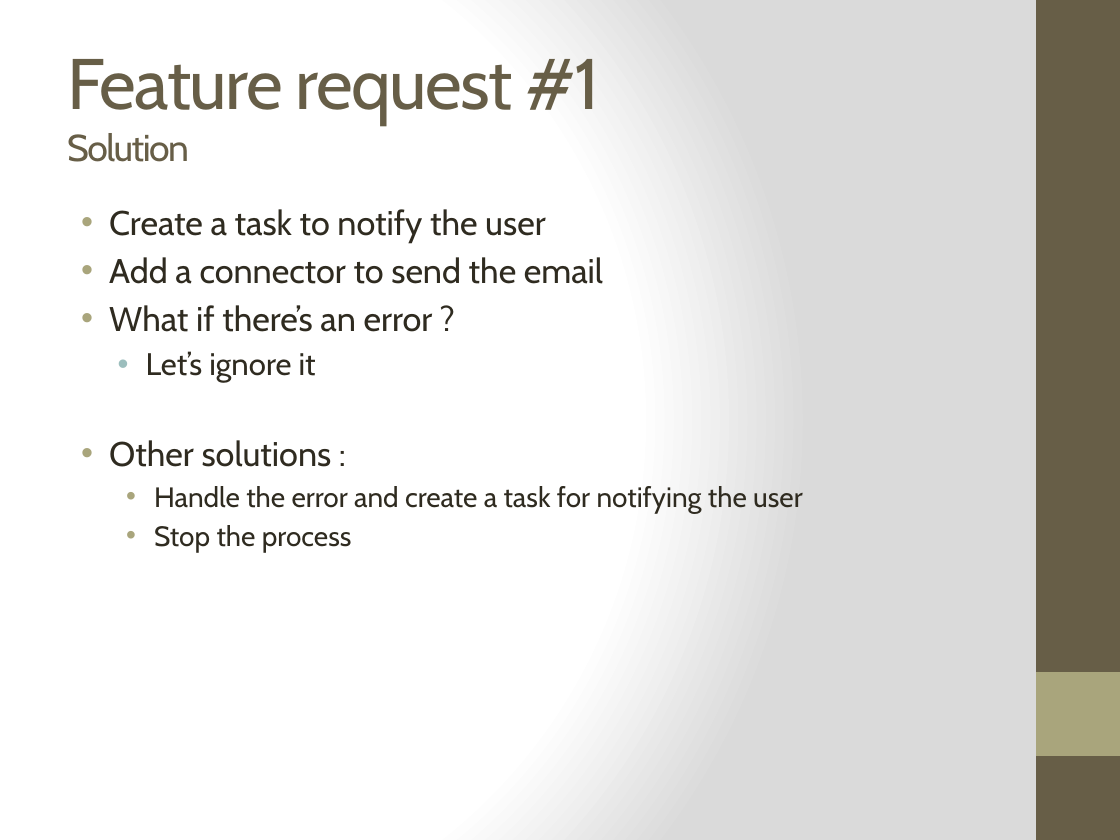
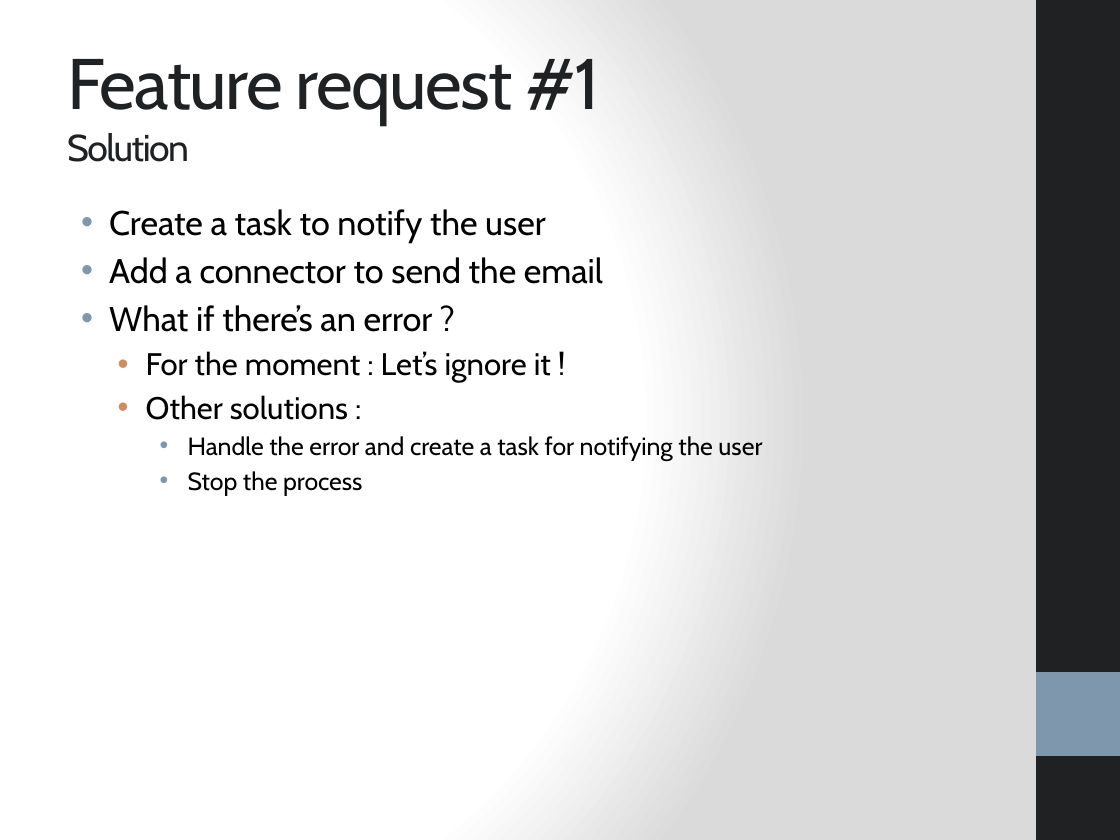
Before and after one commit to bouquetf/call-for-paper, a slide deck: slide 14 of slides/slides.pptx. Drawn at 1120x840 pixels with LibreOffice and Linux fonts; fonts in the diff are those of the drawing. Boxes give left, top, right and bottom in pixels: in the first picture for what was removed or moved away, otherwise in the second. Text is boxed around its words. In the diff, an @@ line names an element or a change of style, - is before the commit and + after.

Commit message:
changing style

```diff
--- a/slides/slides.pptx
+++ b/slides/slides.pptx
@@ rectangle at <box>1036,0,1120,840</box>: fill #675E47 to #1F2123 @@
@@ title "Feature request #1 Solution" at <box>67,59,600,162</box>: text colour #675E47 to #1F2123 @@
@@ text at <box>109,209,762,495</box>: text colour #2F2B20 to #000000 in "Create a task to notify the user", "Add a connector to send the email", "What if there’s an error ?", "Other solutions :" and 2 more places; size 22 to 20 pt in "Other solutions :"; size 18 to 16 pt in "Handle the error and create a task ...", "Stop the process"; bullet colour #A9A57C to #7E97AD; list level 1 to 2 in "Other solutions :"; bullet colour #A9A57C to #CC8E60; list level 3 to 4 in "Handle the error and create ..."; list level 3 to 4 in "Stop the process" @@
@@ text at <box>146,351,551,383</box>: text changed; text colour #2F2B20 to #000000 @@
-  • Let’s ignore it
+  • For the moment : Let’s ignore it !
@@ rectangle at <box>1036,672,1120,756</box>: fill #A9A57C to #7E97AD @@
```
Also in this commit, not shown: 22 other slides changed.
